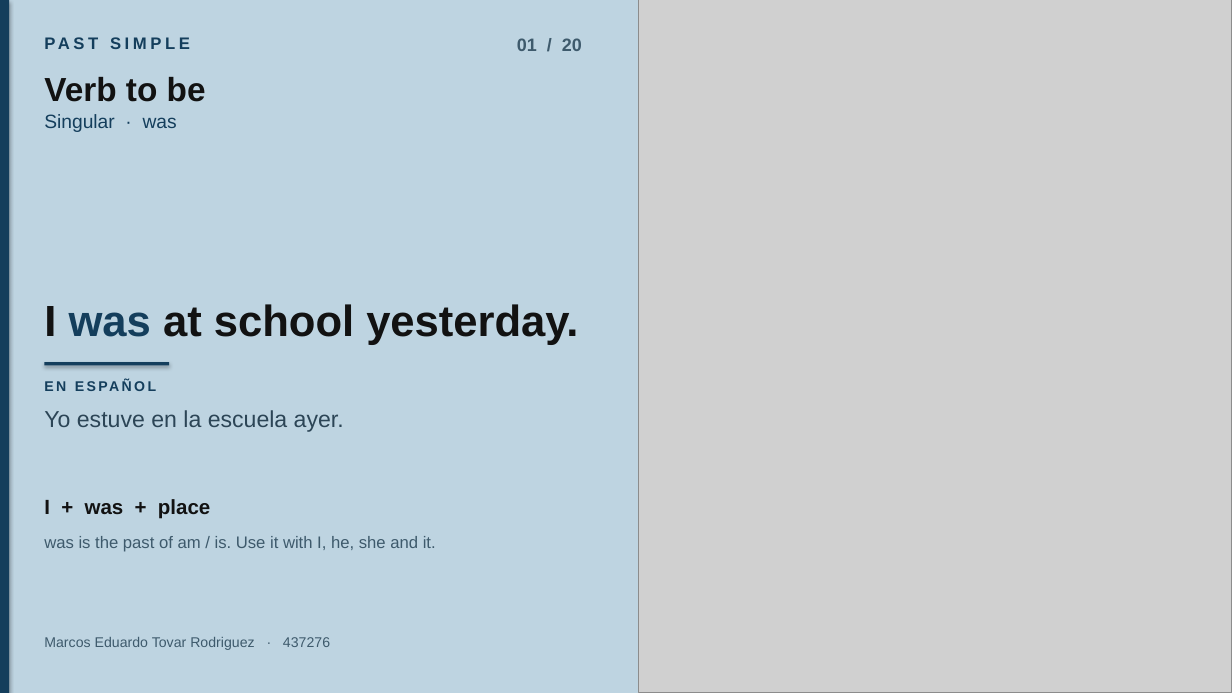
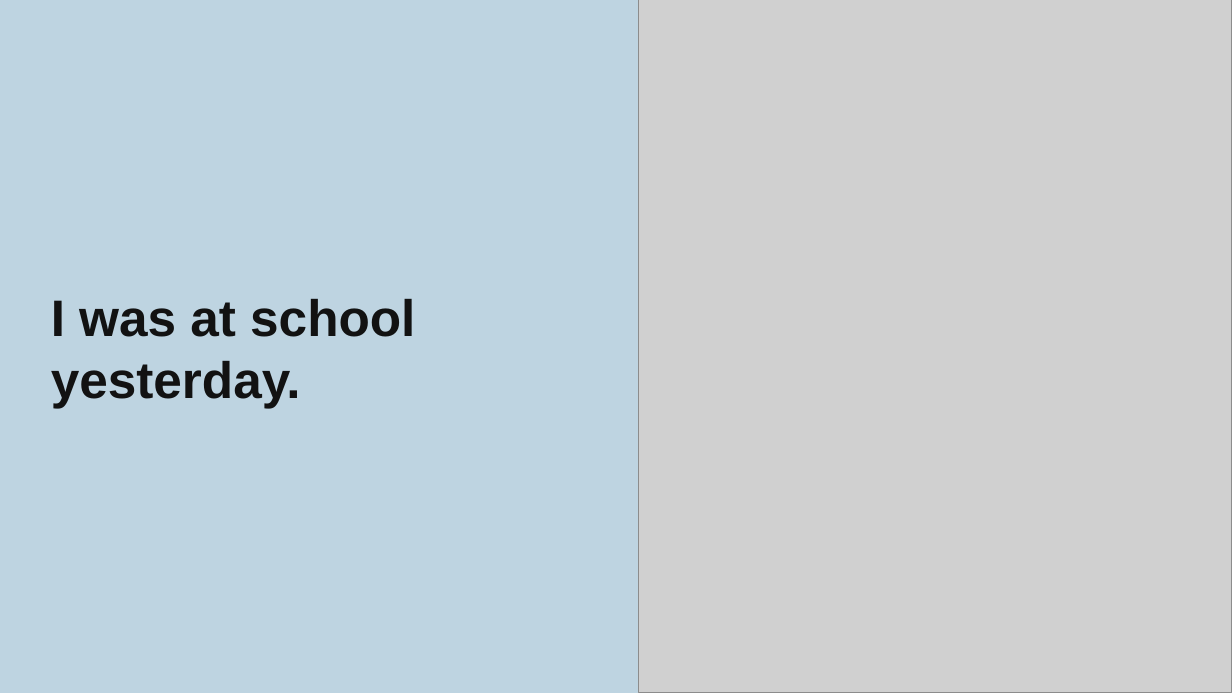
Before and after one commit to etovar-bit/practicaevtetovar, a slide deck: slide 2 of Past_simple_Marcos_Eduardo_Tovar.pptx. Drawn at 1232x693 pixels with LibreOffice and Linux fonts; fonts in the diff are those of the drawing; grey boxes stand for pictures. Boxes give left, top, right and bottom in pixels: in the first picture for what was removed or moved away, otherwise in the second. Text is boxed around its words. In the diff, an @@ line names an element or a change of style, - is before the commit and + after.

```diff
--- a/Past_simple_Marcos_Eduardo_Tovar.pptx
+++ b/Past_simple_Marcos_Eduardo_Tovar.pptx
@@ rectangle removed at box(0, 0, 9, 693) @@
@@ text removed at box(44, 33, 377, 63) @@
-PAST SIMPLE
@@ text removed at box(517, 38, 582, 51) @@
-01 / 20
@@ text removed at box(44, 77, 206, 102) @@
-Verb to be
@@ text removed at box(44, 114, 177, 132) @@
-Singular · was
@@ text "I was at school yesterday.": place and size @@
-text "I was at school yesterday." at box(44, 304, 578, 345)
+text "I was at school yesterday." at box(51, 299, 415, 409)
@@ text "I was at school yesterday." at box(51, 299, 415, 409): size 34 to 40 pt; text colour #143E5C to #121212 in "was"; line spacing 0.98 to 1.02; vertical alignment bottom to middle @@
@@ rectangle removed at box(44, 362, 169, 366) @@
@@ text removed at box(44, 377, 580, 401) @@
-EN ESPAÑOL
@@ text removed at box(44, 410, 344, 432) @@
-Yo estuve en la escuela ayer.
@@ text removed at box(44, 499, 210, 519) @@
-I + was + place
@@ text removed at box(44, 536, 436, 552) @@
-was is the past of am / is. Use it with I, he, she and it.
@@ text removed at box(44, 637, 330, 650) @@
-Marcos Eduardo Tovar Rodriguez · 437276
```
Also in this commit, not shown: 18 other slides changed, 1 slide added, 1 slide removed.
